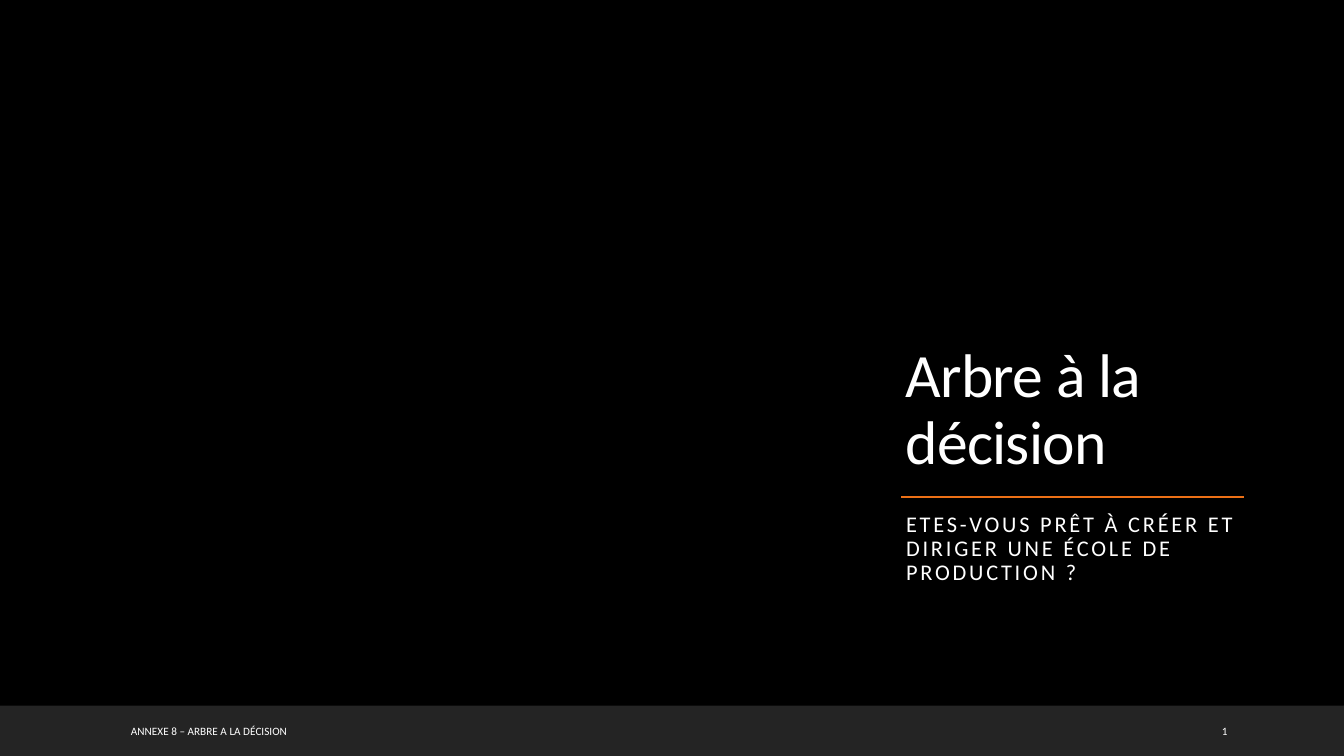
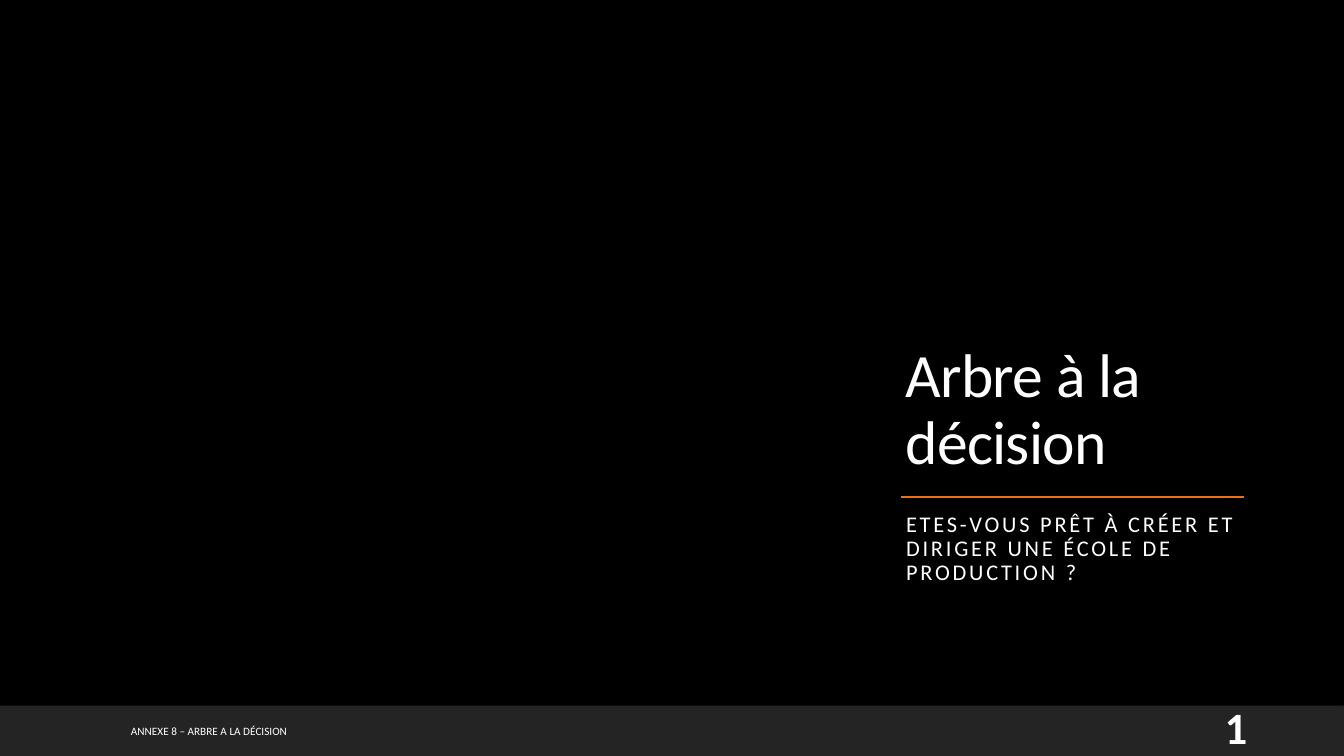
Before and after one commit to Ok1nam/EDP180625, a slide deck: slide 1 of client/public/fichiers/ANNEXE 8 - ARBRE A LA DECISION SUR LES CARACTERISTIQUES DU PORTEUR DE PROJET.pptx. Drawn at 1344x756 pixels with LibreOffice and Linux fonts; fonts in the diff are those of the drawing; background and template pictures are left out. Boxes give left, top, right and bottom in pixels: in the first picture for what was removed or moved away, otherwise in the second. Text is boxed around its words. In the diff, an @@ line names an element or a change of style, - is before the commit and + after.

Commit message:
Annexe 8 arbre à la déicsions

```diff
--- a/client/public/fichiers/ANNEXE 8 - ARBRE A LA DECISION SUR LES CARACTERISTIQUES DU PORTEUR DE PROJET.pptx
+++ b/client/public/fichiers/ANNEXE 8 - ARBRE A LA DECISION SUR LES CARACTERISTIQUES DU PORTEUR DE PROJET.pptx
@@ page number at (x1=1225, y1=715, x2=1248, y2=744): size 8 to 32 pt, bold on @@
```
